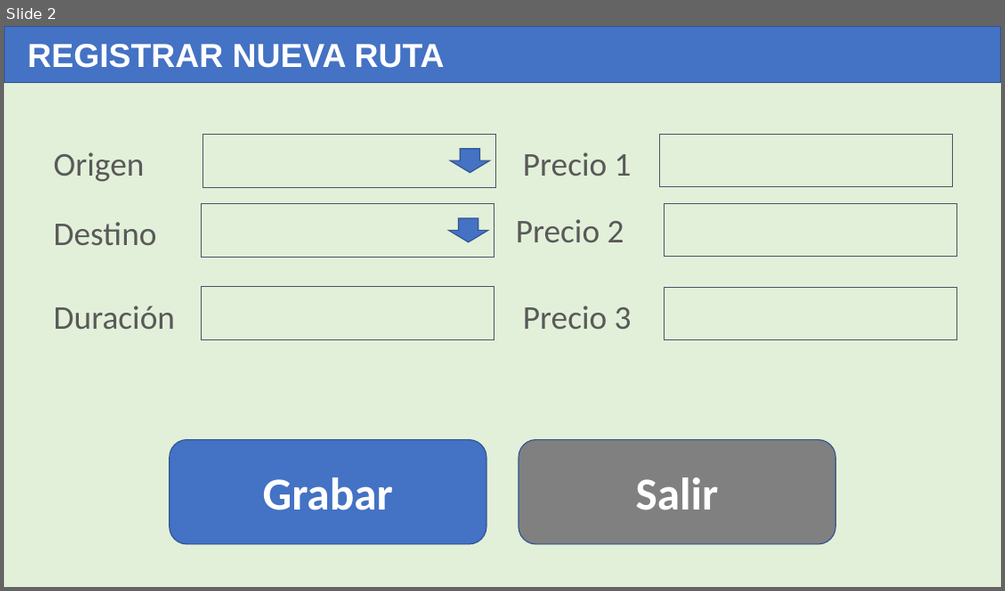
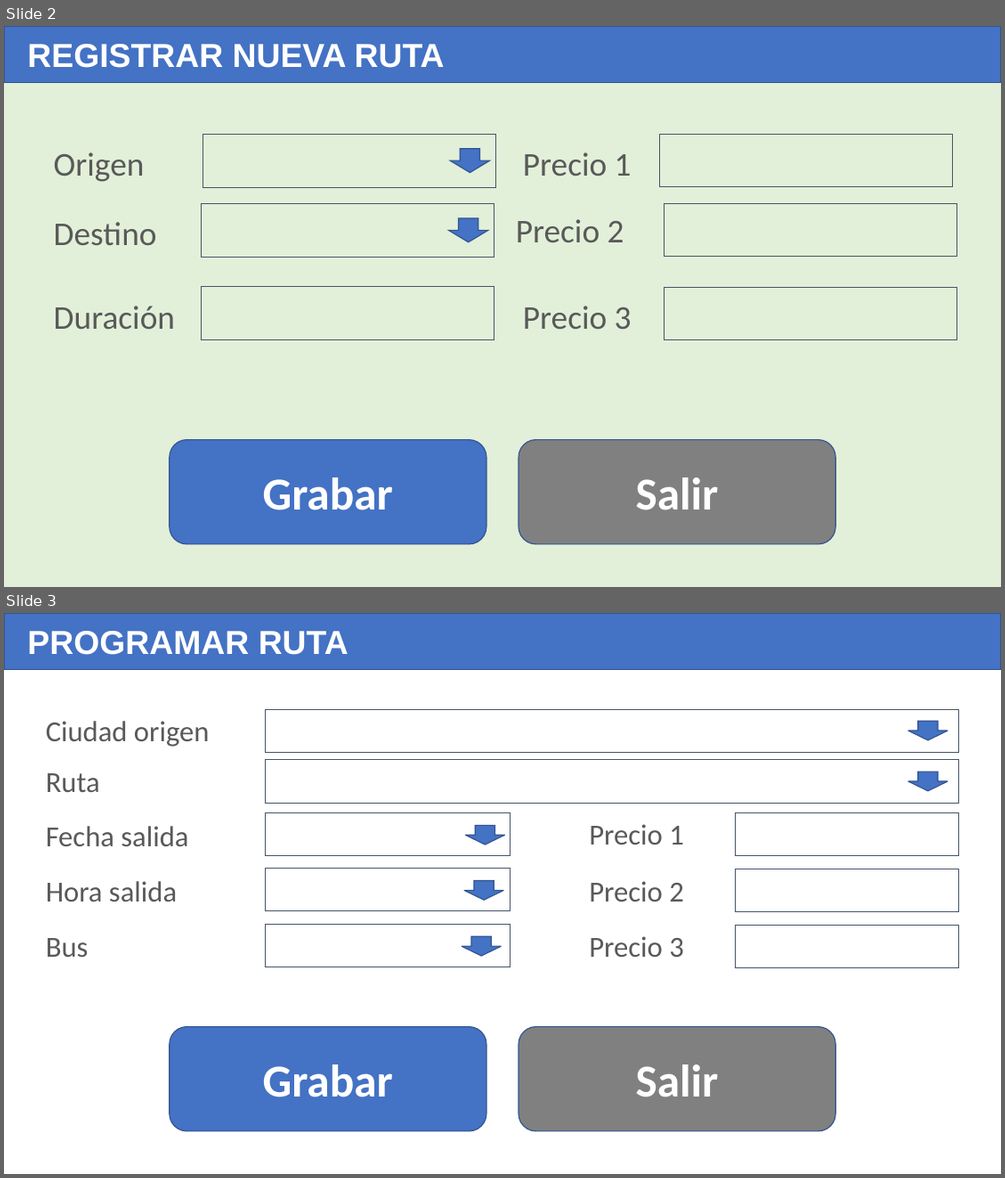
Before and after one commit to gcoronelc/UNI-EPIES-DAS-2022-2, a slide deck: ProyectoDemo/Prototipos.pptx. Shown one above the other, each under a label of ours: slide 2 before the commit, slides 2 and 3 after it. The pictures are 1005x591 and 1005x1178 pixels, drawn with LibreOffice and Linux fonts; fonts in the diff are those of the drawing. Boxes give left, top, right and bottom in pixels: in the first picture for what was removed or moved away, otherwise in the second. Text is boxed around its words. In the diff, an @@ line names an element or a change of style, - is before the commit and + after.

```diff
--- a/ProyectoDemo/Prototipos.pptx
+++ b/ProyectoDemo/Prototipos.pptx
@@ slide 3 added at bbox=[4, 613, 1001, 1174], background #FFFFFF @@
@@ rectangle added at bbox=[4, 613, 1001, 669], fill #4472C4, outline #325491 1 pt, 32 pt, text #FFFFFF, bold @@
+PROGRAMAR RUTA
@@ rectangle added at bbox=[266, 709, 959, 752], outline #44546A 0.75 pt @@
@@ text added at bbox=[46, 721, 210, 747], 28 pt, text #595959 @@
+Ciudad origen
@@ down arrow added at bbox=[908, 721, 947, 740], fill #4472C4, outline #325491 1 pt @@
@@ rectangle added at bbox=[266, 760, 959, 803], outline #44546A 0.75 pt @@
@@ down arrow added at bbox=[908, 771, 947, 791], fill #4472C4, outline #325491 1 pt @@
@@ text added at bbox=[46, 773, 100, 792], 28 pt, text #595959 @@
+Ruta
@@ text added at bbox=[46, 826, 188, 846], 28 pt, text #595959 @@
+Fecha salida
@@ rectangle added at bbox=[266, 812, 510, 855], outline #44546A 0.75 pt @@
@@ down arrow added at bbox=[465, 826, 505, 844], fill #4472C4, outline #325491 1 pt @@
@@ text added at bbox=[589, 824, 684, 844], 28 pt, text #595959 @@
+Precio 1
@@ rectangle added at bbox=[736, 812, 959, 855], outline #44546A 0.75 pt @@
@@ rectangle added at bbox=[266, 868, 510, 910], outline #44546A 0.75 pt @@
@@ rectangle added at bbox=[736, 868, 959, 911], outline #44546A 0.75 pt @@
@@ text added at bbox=[46, 881, 177, 901], 28 pt, text #595959 @@
+Hora salida
@@ down arrow added at bbox=[464, 881, 503, 900], fill #4472C4, outline #325491 1 pt @@
@@ text added at bbox=[589, 881, 684, 901], 28 pt, text #595959 @@
+Precio 2
@@ rectangle added at bbox=[266, 925, 510, 966], outline #44546A 0.75 pt @@
@@ rectangle added at bbox=[736, 925, 959, 967], outline #44546A 0.75 pt @@
@@ text added at bbox=[46, 938, 89, 957], 28 pt, text #595959 @@
+Bus
@@ down arrow added at bbox=[461, 937, 502, 957], fill #4472C4, outline #325491 1 pt @@
@@ text added at bbox=[589, 936, 684, 957], 28 pt, text #595959 @@
+Precio 3
@@ rounded rectangle added at bbox=[170, 1027, 486, 1131], fill #4472C4, outline #325491 1 pt, 44 pt, text #FFFFFF, bold @@
+Grabar
@@ rounded rectangle added at bbox=[518, 1027, 835, 1131], fill #808080, outline #325491 1 pt, 44 pt, text #FFFFFF, bold @@
+Salir
```
Also in this commit, not shown: 5 other files.
